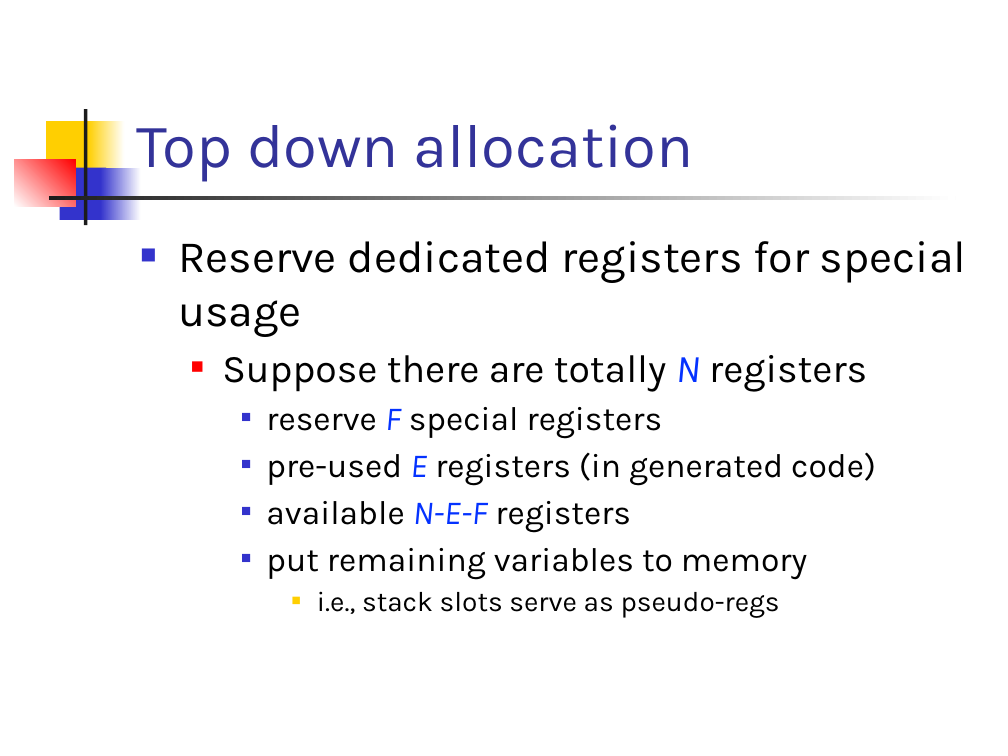
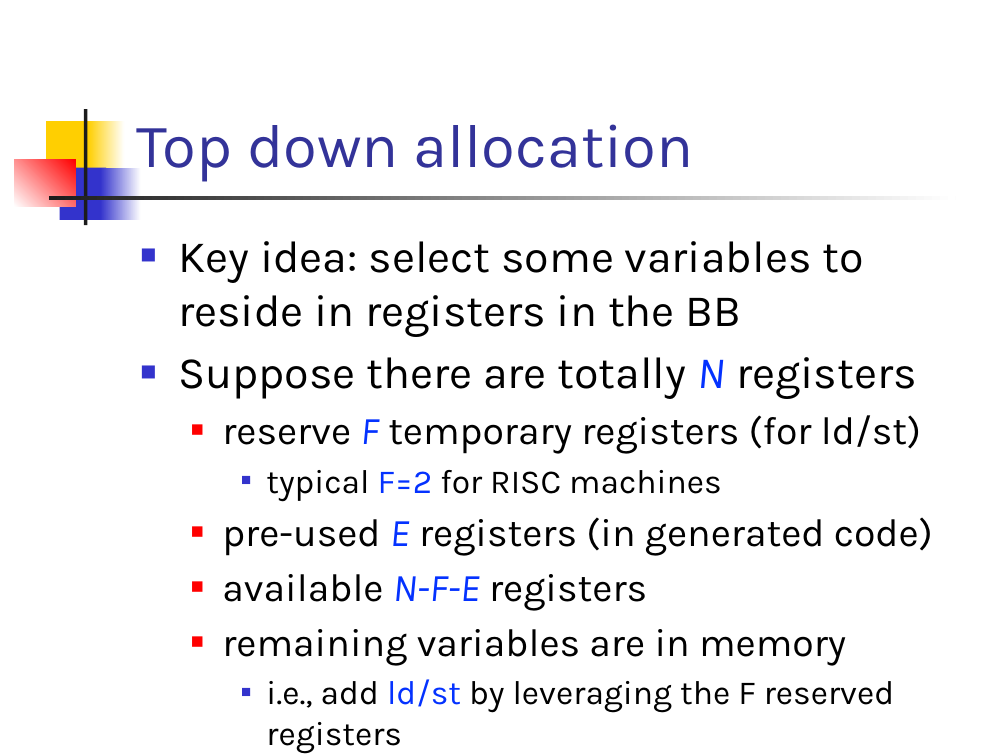
Before and after one commit to csslab-ustc/csslab-ustc.github.io, a slide deck: slide 19 of courses/compiler/slides/lec17-reg-alloc-local.pptx (slide 17 before the commit). Drawn at 1008x756 pixels with LibreOffice and Linux fonts; fonts in the diff are those of the drawing. Boxes give left, top, right and bottom in pixels: in the first picture for what was removed or moved away, otherwise in the second. Text is boxed around its words. In the diff, an @@ line names an element or a change of style, - is before the commit and + after.

```diff
--- a/courses/compiler/slides/lec17-reg-alloc-local.pptx
+++ b/courses/compiler/slides/lec17-reg-alloc-local.pptx
@@ text at (x1=178, y1=241, x2=863, y2=337): text changed @@
-■ Reserve dedicated registers for special usage
+■ Key idea: select some variables to reside in registers in the BB
@@ text at (x1=178, y1=357, x2=933, y2=556): size 28 to 32 pt in "Suppose there are totally N registers"; size 24 to 28 pt in "pre-used E registers (in generated code)"; list level 2 to 1 in "Suppose there are totally N ..."; bullet colour #FF0000 to #3333CC; list level 3 to 2 in "pre-used E registers (in generated ..."; bullet colour #3333CC to #FF0000 @@
@@ text at (x1=222, y1=415, x2=921, y2=501): text changed; size 24 to 28 pt @@
-    ■ reserve F special registers
+  ■ reserve F temporary registers (for ld/st)
+    ■ typical F=2 for RISC machines
@@ text at (x1=222, y1=574, x2=894, y2=753): text changed; size 24 to 28 pt @@
-    ■ available N-E-F registers
-    ■ put remaining variables to memory
-      ■ i.e., stack slots serve as pseudo-regs
+  ■ available N-F-E registers
+  ■ remaining variables are in memory
+    ■ i.e., add ld/st by leveraging the F reserved registers
```
Also in this commit, not shown: 11 other slides changed, 12 slides added, 2 slides removed, 6 other files.
